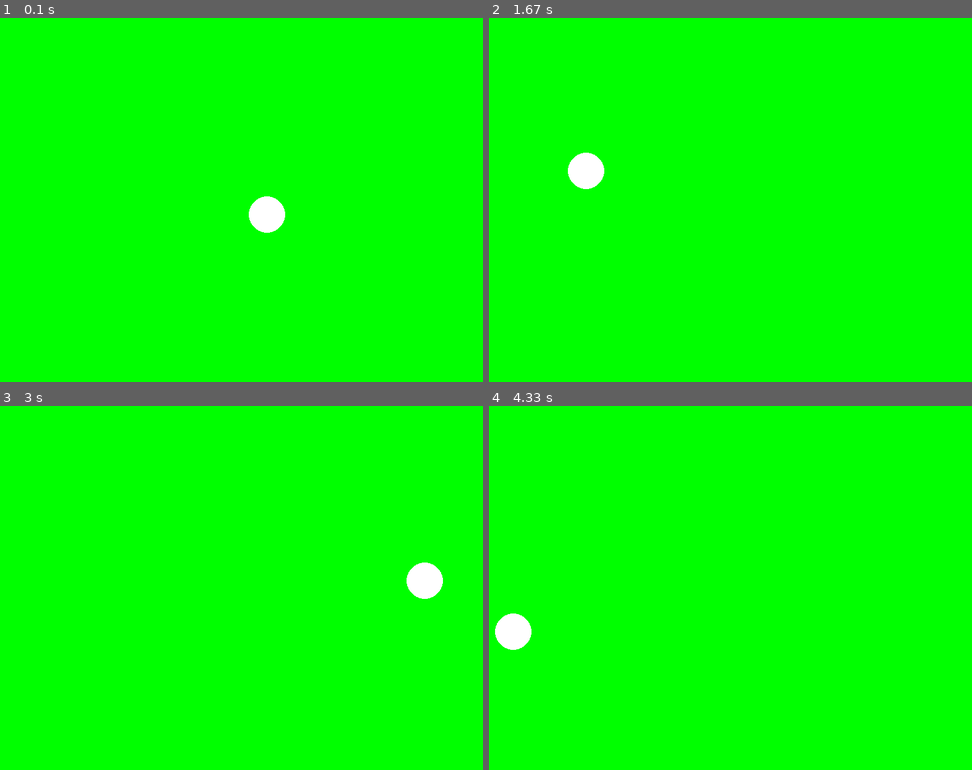
Above: before the commit, frames 1-4 (two rows, left to right).
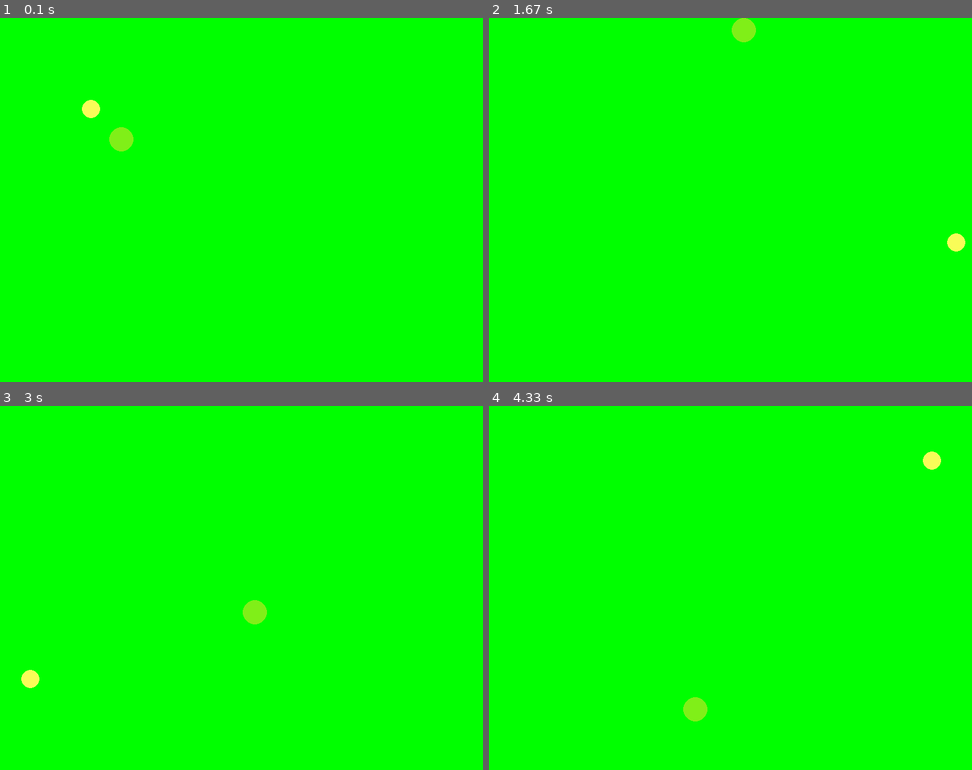
Above: after the commit, the same moments.

Repository: mxguelac/kata_2_pygame
Game: pygame game, started from game.py
Two runs of this game, one before a commit and one after it. Both use one fixed random seed, a clock stepped at 60 frames per second and the inputs below.
Inputs:
- Up to frame 1 (0.1 s): no input
- Up to frame 2 (1.67 s): no input
- Up to frame 3 (3 s): no input
- Up to frame 4 (4.33 s): no input

The runs differ from the first frame. In frame 1, 1.0% of the frame differs, in the area x 16-60%, y 22-59%; in frame 2, 1.0%; in frame 3, 1.0%; in frame 4, 1.0%.

Commit message:
Ya chocan

Diff:
--- a/game.py
+++ b/game.py
@@ -1,5 +1,6 @@
 import pygame
 import random
+import math
 
 class Bolas:
     def __init__(self):
@@ -7,7 +8,19 @@
         self.screen = pygame.display.set_mode((800, 600))
         pygame.display.set_caption('Bolas')
 
-        self.player = Ball(400, 300, 30, (255, 255, 255), random.randint(-15,15), random.randint(-10, 10))
+        self.players = []
+        """""
+        for i in range(random.randint(1,11)):
+            b = Ball(random.randint(0,800), random.randint(0,600), 30,
+                 random.randint(-10, 10), random.randint(-10, 10))
+            self.players.append(b)
+        """""
+        self.players.append(
+            Ball(150, 150, 15, 10, 10)
+        )
+        self.players.append(
+            Ball(200,200, 20, -10, -10)
+        )
         self.metronomo = pygame.time.Clock()
 
     def main_loop(self):
@@ -19,19 +32,24 @@
                     game_over = True
 
             self.screen.fill((0, 255, 0))
-            self.player.draw(self.screen)
-            self.player.update(self.screen)
+
+            self.players[0].ball_collision(self.players[1])
+
+            for bola in self.players:
+                bola.draw(self.screen)
+                bola.update(self.screen)
+
 
             pygame.display.flip()
 
 
 
 class Ball:
-    def __init__(self, x, y, radio, color = (255, 255, 255), dx=0, dy=0):
+    def __init__(self, x, y, radio, dx=0, dy=0):
         self.x = x
         self.y = y
         self.radio = radio
-        self.color = color
+        self.color = (random.randint(0, 255), random.randint(0, 255), random.randint(0, 255))
         self.dx = dx
         self.dy = dy
 
@@ -47,7 +65,16 @@
         if self.x >= surface.get_width() - self.radio or self.x <= 0 + self.radio:
             self.dx = -self.dx
 
+    def ball_collision(self, otra):
+        distancia = math.sqrt((otra.x - self.x) ** 2 + (otra.y - self.y) ** 2)
+        if distancia <= self.radio + otra.radio:
+            self.dx = -self.dx
+            self.dy = -self.dy
+            otra.dx = -otra.dx
+            otra.dy = -otra.dy
+
+
 
 if __name__ == '__main__':
-    bola = Bolas()
-    bola.main_loop()
+    juego = Bolas()
+    juego.main_loop()
